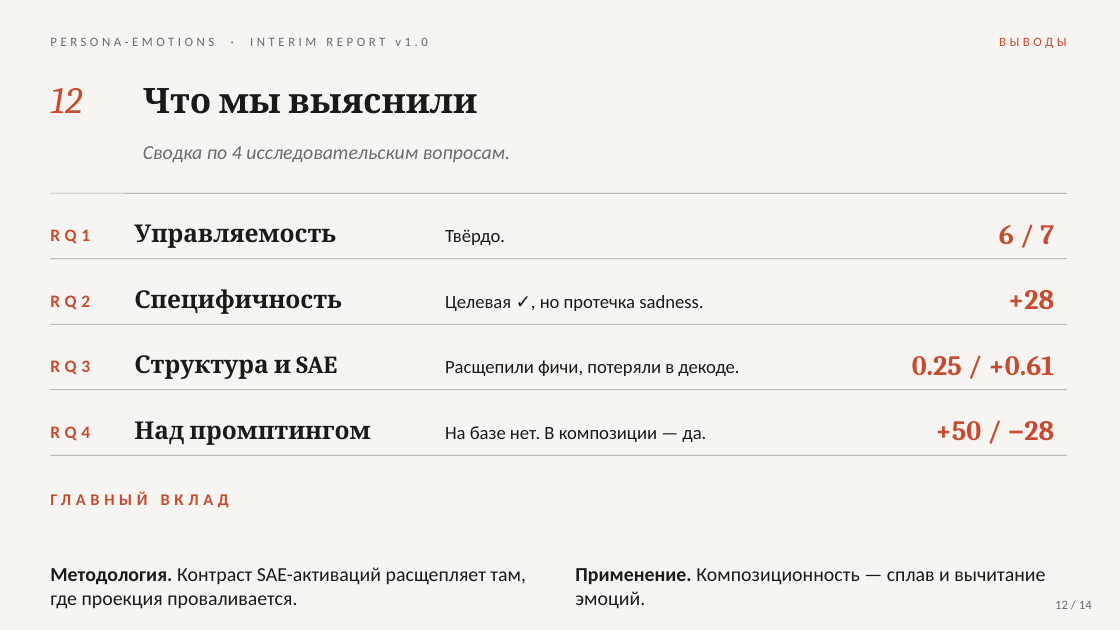
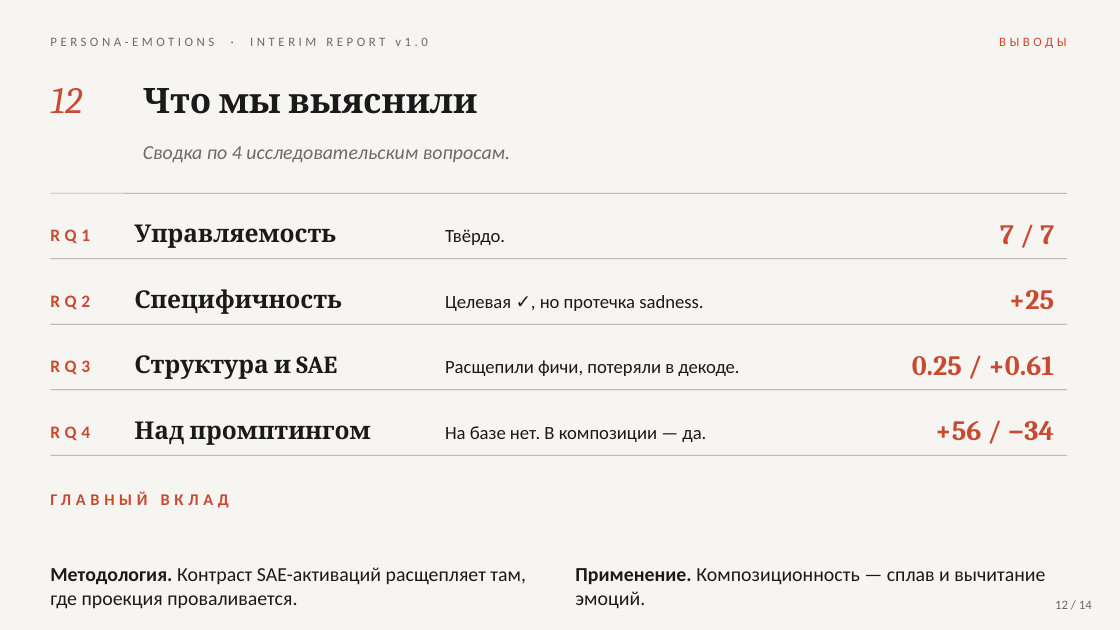
Before and after one commit to dmagog/persona-emotions, a slide deck: slide 13 of Presentation.pptx. Drawn at 1120x630 pixels with LibreOffice and Linux fonts; fonts in the diff are those of the drawing. Boxes give left, top, right and bottom in pixels: in the first picture for what was removed or moved away, otherwise in the second. Text is boxed around its words. In the diff, an @@ line names an element or a change of style, - is before the commit and + after.

Commit message:
review: critical sweep — sync stale numbers, expand status table, slides
REPORT.md / REPORT_humanized.md:
- §1 Данные: '832/920 пар' → '905/1000 пар' (after guilt regen: 115/125 added)
- §8 intro: clarify the n=14 encoder mini-table is the early raw-vs-SAE
  comparison, with pointer to §8а for the authoritative n=56 judge matrix
- §8 sanity-check (line 'guilt 32→78'): label as 'early sanity-check on
  the initial pool', cross-reference §8а for the authoritative numbers
  on the updated pool (vector + 8 guilt prompts changed since)
- §Угрозы W7 row: expand to reflect new prompting-vs-steering comparison
  (prompting wins by argmax 7/7 vs 4/7, leakage +18 vs +25, by-diagonal 3/7)

Presentation.pptx:
- slide 5 (RQ1): 6/7 → 7/7 significant diagonals (judge n=56)
- slide 10 (W7): refresh prompting-vs-steering table — steering avg
  diagonal +36→+46, argmax 6/7→4/7, leak +28→+25; prompting +44→+47,
  leak +18 (interval tightened); ВЫВОД text unchanged (still 'activation
  steering does not exceed instruction')
- slide 11 (§9): joy+sad obe vverkh +17/+26 → +23/+22; joy-sad
  joy +33→+50 → +41→+56; sadness -14→-28 → -17→-34; '5/7' → '5/5'
  (out of 5 leaking emotions tested, all 5 reduce sadness)
- slide 13 (Выводы): RQ1 6/7→7/7; RQ2 +28→+25; RQ4 +50/-28 → +56/-34
- slide 14 (план): W8 row 'аттрактор sadness с CI' → '+25 / fear-аггрегатор'

```diff
--- a/Presentation.pptx
+++ b/Presentation.pptx
@@ text at (1000, 225, 1054, 244): text changed @@
-6 / 7
+7 / 7
@@ text at (1009, 290, 1054, 309): text changed @@
-+28
++25
@@ text at (935, 421, 1054, 440): text changed @@
-+50 / −28
++56 / −34
```
Also in this commit, not shown: 4 other slides changed, 2 other files.
